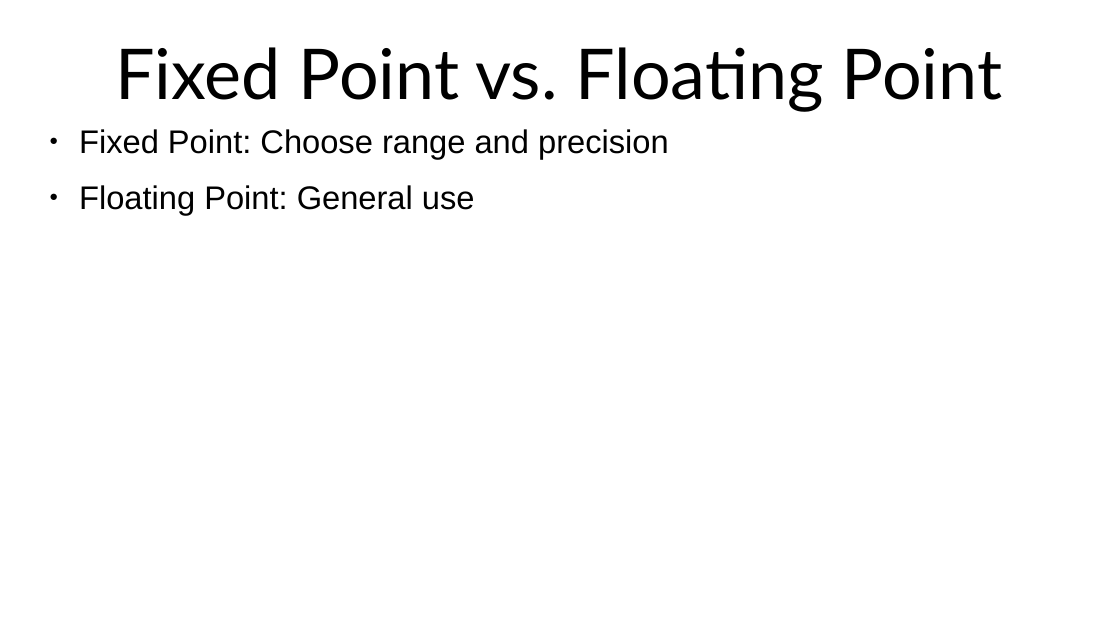
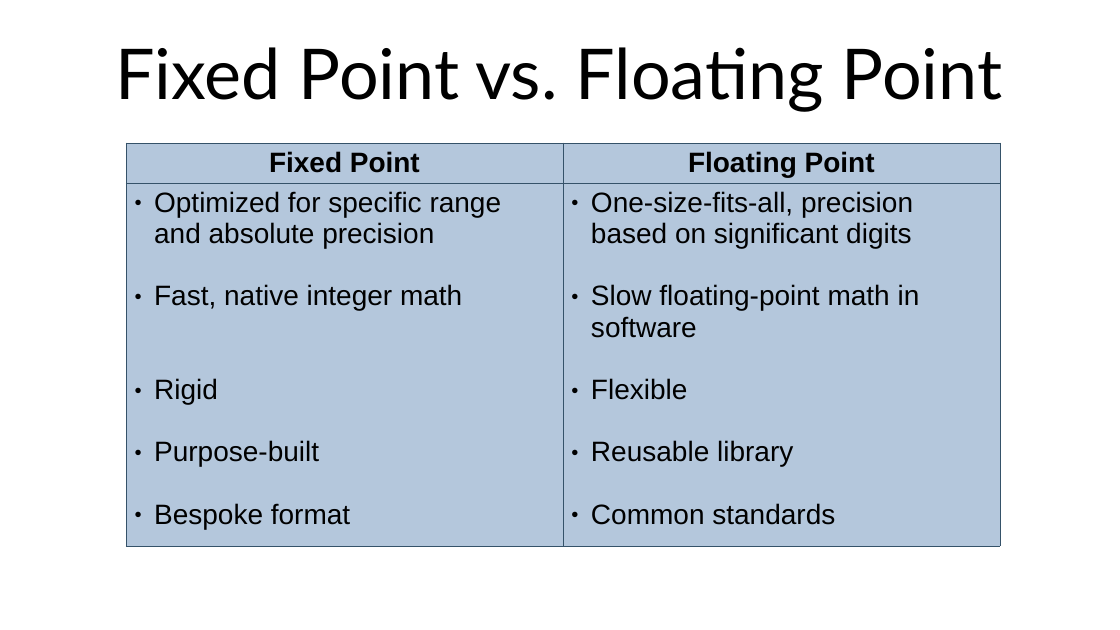
Before and after one commit to SlithyMatt/x16-assembly-tutorial, a slide deck: slide 7 of Lesson11/Lesson11.odp. Drawn at 1120x630 pixels with LibreOffice and Linux fonts; fonts in the diff are those of the drawing. Boxes give left, top, right and bottom in pixels: in the first picture for what was removed or moved away, otherwise in the second. Text is boxed around its words. In the diff, an @@ line names an element or a change of style, - is before the commit and + after.

```diff
--- a/Lesson11/Lesson11.odp
+++ b/Lesson11/Lesson11.odp
@@ text removed at [79, 129, 669, 215] @@
-● Fixed Point: Choose range and precision
-● Floating Point: General use
@@ table added at [126, 143, 1000, 546], 2 rows, 2 columns @@
+Fixed Point | Floating Point
+Optimized for specific range and absolute precision / Fast, native integer math / Rigid / Purpose-built / Bespoke format | One-size-fits-all, precision based on significant digits / Slow floating-point math in software / Flexible / Reusable library / Common standards
```
Also in this commit, not shown: 2 slides added, 1 slide removed.
